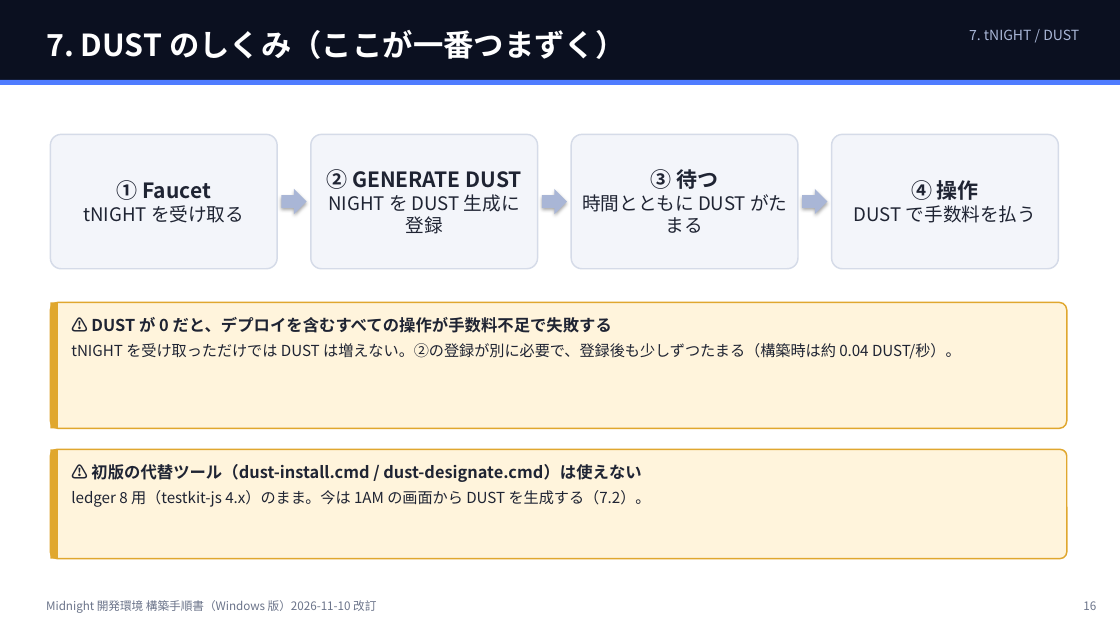
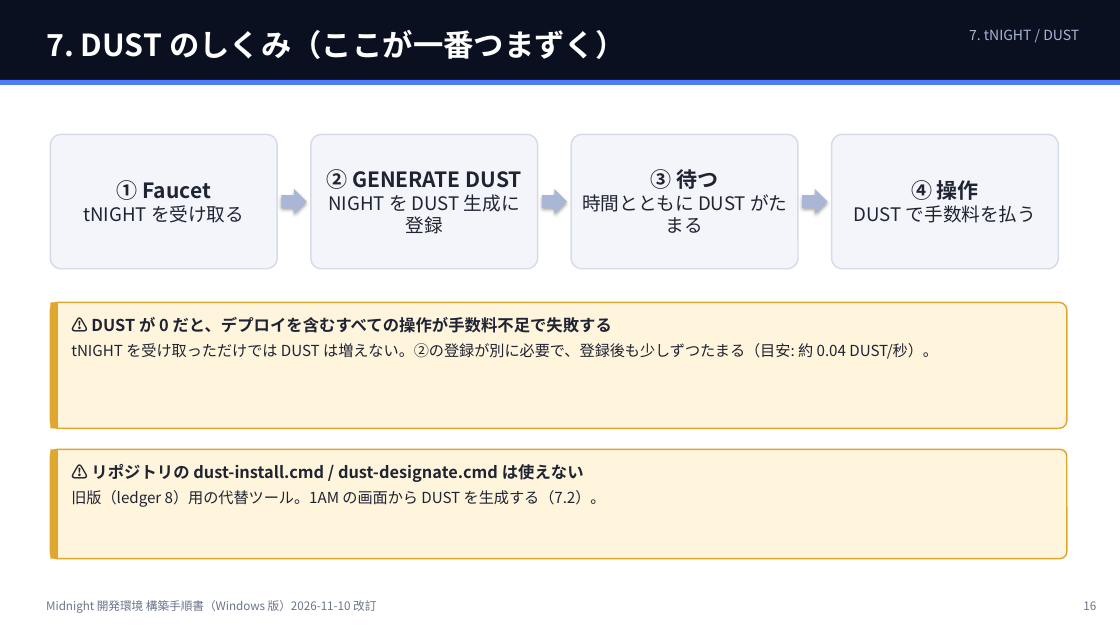
Before and after one commit to 101nimura/midnight_td_demo, a slide deck: slide 16 of docs/SETUP.pptx. Drawn at 1120x630 pixels with LibreOffice and Linux fonts; fonts in the diff are those of the drawing. Boxes give left, top, right and bottom in pixels: in the first picture for what was removed or moved away, otherwise in the second. Text is boxed around its words. In the diff, an @@ line names an element or a change of style, - is before the commit and + after.

```diff
--- a/docs/SETUP.pptx
+++ b/docs/SETUP.pptx
@@ text at box(71, 343, 938, 359): text changed @@
-tNIGHT を受け取っただけでは DUST は増えない。②の登録が別に必要で、登録後も少しずつたまる（構築時は約 0.04 DUST/秒）。
+tNIGHT を受け取っただけでは DUST は増えない。②の登録が別に必要で、登録後も少しずつたまる（目安: 約 0.04 DUST/秒）。
@@ text at box(71, 464, 606, 507): text changed; size 13 to 14 pt; bold on @@
-⚠ 初版の代替ツール（dust-install.cmd / dust-designate.cmd）は使えない
-ledger 8 用（testkit-js 4.x）のまま。今は 1AM の画面から DUST を生成する（7.2）。
+⚠ リポジトリの dust-install.cmd / dust-designate.cmd は使えない
+旧版（ledger 8）用の代替ツール。1AM の画面から DUST を生成する（7.2）。
```
Also in this commit, not shown: 14 other slides changed, 2 other files.
